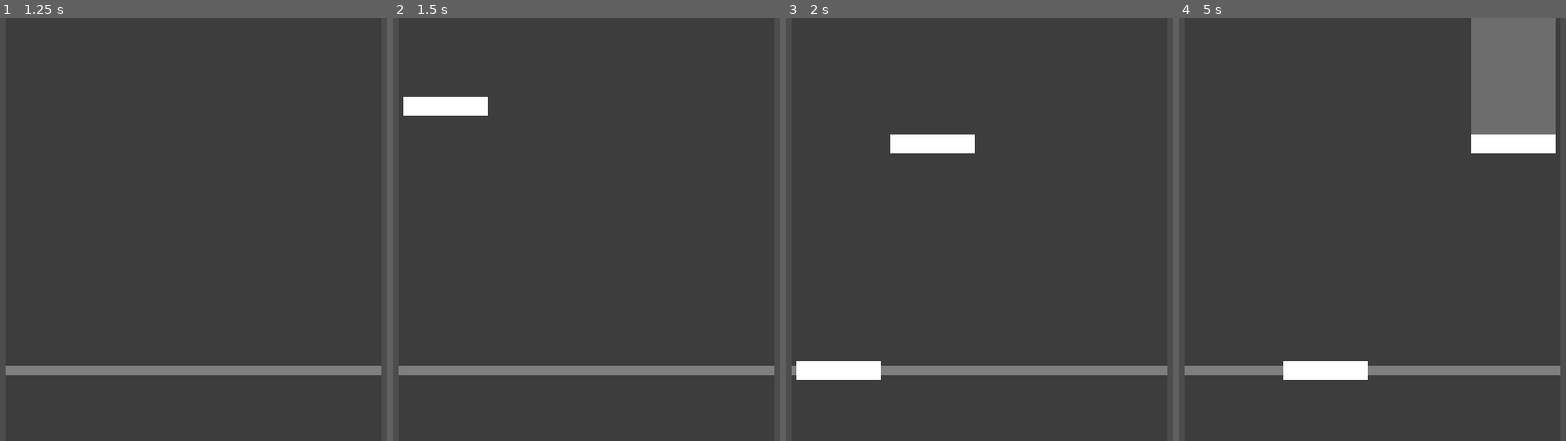
Above: before the commit, frames 1-4 (left to right).
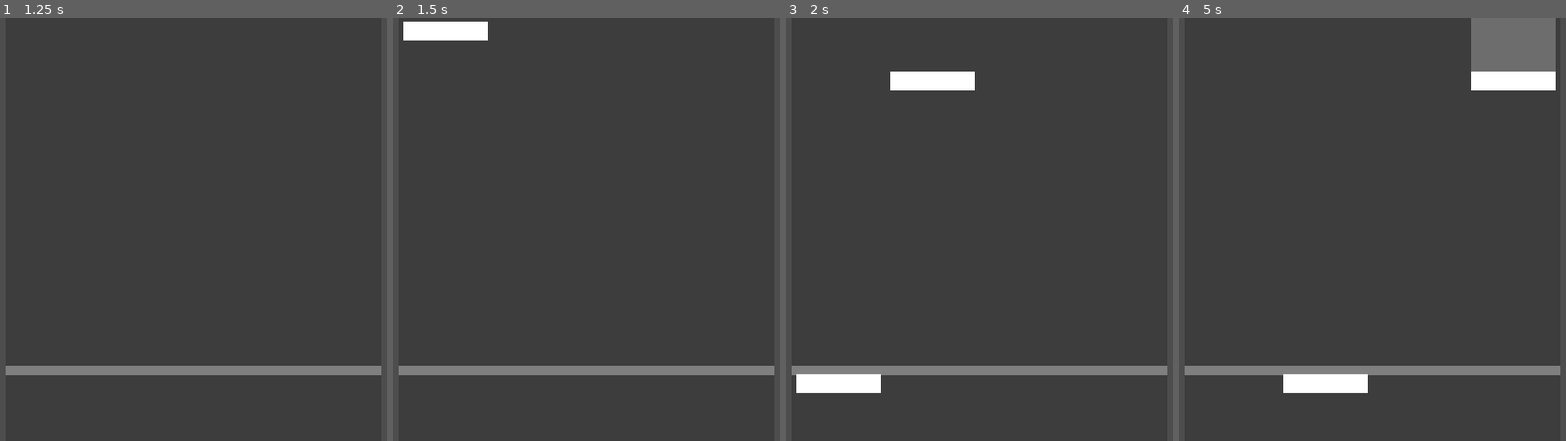
Above: after the commit, the same moments.

Repository: TurbogamesDev/covalence
Game: Godot game, scene res://Assets/Scenes/main.tscn
Same seed, same stepped clock (60 frames per second), same inputs: the game is played once before the commit and once after it.
Inputs:
- Up to frame 1 (1.25 s): tap Enter at 0.5 s
- Up to frame 2 (1.5 s): tap Space at 1.25 s
- Up to frame 3 (2 s): no input
- Up to frame 4 (5 s): no input

Frame 1 is identical in both runs. In frame 2, 1.9% of the frame differs, in the area x 2-25%, y 0-24%; in frame 3, 3.3%; in frame 4, 5.6%, in the area x 26-98%, y 12-89%.

Commit message:
Print nearest note and offset on key press, and making game react to key presses

Diff:
--- a/Assets/Scripts/chart_time_synchroniser.gd
+++ b/Assets/Scripts/chart_time_synchroniser.gd
@@ -1,6 +1,17 @@
 extends Node
 
-var current_time: float = -2.0
+var chart_start_time: float = 0.0
 
-func _process(delta) -> void:
-    current_time += delta
+const CHART_TIME_OFFSET: float = -2.0
+
+# func _process(delta) -> void:
+#     current_time += delta
+
+func _ready() -> void:
+    chart_start_time = Time.get_ticks_usec() / 1_000_000.0
+
+func get_rhythm_time_from_precise_time(precise_time: float) -> float:
+    return (precise_time - chart_start_time + CHART_TIME_OFFSET)
+
+func current_rhythm_time() -> float:
+    return ((Time.get_ticks_usec() / 1_000_000.0) - chart_start_time) + CHART_TIME_OFFSET
--- a/Assets/Scripts/hold_note.gd
+++ b/Assets/Scripts/hold_note.gd
@@ -21,4 +21,4 @@
     self.tail_polygon_2d.polygon = new_polygon
 
 # func _process(_delta: float) -> void:
-#     change_tail_length(ChartTimeSynchroniser.current_time * 100)
+#     change_tail_length(ChartTimeSynchroniser.current_rhythm_time() * 100)
--- /dev/null
+++ b/Assets/Scripts/input_handler.gd
@@ -0,0 +1,17 @@
+extends Node
+
+signal lane_pressed(lane_id: int, precise_time: float)
+signal lane_released(lane_id: int, precise_time: float)
+
+func _ready() -> void:
+    Input.use_accumulated_input = false
+
+func _input(event):
+    var precise_time = Time.get_ticks_usec() / 1_000_000.0
+
+    for lane_id in range(4):
+        if event.is_action_pressed("lane_%d_keybind" % lane_id):
+            lane_pressed.emit(lane_id, precise_time)
+
+        elif event.is_action_released("lane_%d_keybind" % lane_id):
+            lane_released.emit(lane_id, precise_time)
--- a/Assets/Scripts/lane.gd
+++ b/Assets/Scripts/lane.gd
@@ -13,14 +13,16 @@
 var current_note_datas: Array[NoteData] = []
 
 const END_PIXEL_OFFSET = 240.0
-const PIXELS_PER_SECOND = 900.0
+const PIXELS_PER_SECOND = 1200.0
 
 const BUFFER_BEFORE_DELETION_SECONDS = 0 # 0.140
+
+const VISUAL_OFFSET = -0.018
 
 # var current_time_seconds: float = 0
 
 static func new_position_offset_for_note(target_time_seconds: float):
-	return -(PIXELS_PER_SECOND * (target_time_seconds - ChartTimeSynchroniser.current_time))
+	return -(PIXELS_PER_SECOND * (target_time_seconds + VISUAL_OFFSET - ChartTimeSynchroniser.current_rhythm_time()))
 
 func spawn_note(note_data: NoteData):
 	var note: Note = NOTE_TYPE_TO_RESOURCE[note_data.note_type].instantiate()
@@ -45,19 +47,27 @@
 func handle_hold_note_update(hold_note_data: NoteData):
 	var hold_note_instance = hold_note_data.note_instance
 
-	if hold_note_data.start_time > ChartTimeSynchroniser.current_time:
+	if hold_note_data.start_time > ChartTimeSynchroniser.current_rhythm_time():
 		hold_note_instance.position.y = END_PIXEL_OFFSET + new_position_offset_for_note(hold_note_data.start_time)
 
 		return
 
 	if not hold_note_instance.held_down:
-		self.hit_effect_polygon_2d.activate_hit_effect()
+		# self.hit_effect_polygon_2d.activate_hit_effect()
 
 		hold_note_instance.held_down = true
 
-	hold_note_instance.change_tail_length(PIXELS_PER_SECOND * (hold_note_data.end_time - ChartTimeSynchroniser.current_time))
+	hold_note_instance.change_tail_length(PIXELS_PER_SECOND * (hold_note_data.end_time - ChartTimeSynchroniser.current_rhythm_time()))
 
 	hold_note_instance.position.y = END_PIXEL_OFFSET
+
+func handle_note_hit(note_data: NoteData):
+	# if note_data.instant:
+	# 	self.hit_effect_polygon_2d.activate_hit_effect()
+
+	# self.hit_effect_polygon_2d.deactivate_hit_effect()
+
+	note_data.note_instance.queue_free()
 
 func _process(_delta: float) -> void:
 	for note_data: NoteData in current_note_datas:
@@ -69,10 +79,4 @@
 		elif note_data.note_type == Enums.NOTE_TYPE.HOLD_NOTE:
 			handle_hold_note_update(note_data)
 
-		if (note_data.end_time + BUFFER_BEFORE_DELETION_SECONDS) < ChartTimeSynchroniser.current_time:
-			if note_data.instant:
-				self.hit_effect_polygon_2d.activate_hit_effect()
-
-			self.hit_effect_polygon_2d.deactivate_hit_effect()
-
-			note_data.note_instance.queue_free()
+		# if (note_data.end_time + BUFFER_BEFORE_DELETION_SECONDS) < ChartTimeSynchroniser.current_rhythm_time():
--- a/Assets/Scripts/lane_handler.gd
+++ b/Assets/Scripts/lane_handler.gd
@@ -11,55 +11,16 @@
 
 var previous_current_time = 0.0
 
-func spawn_note_in_lane(lane_id: int, note_data: NoteData) -> void:
-	var lane: Lane = lanes[lane_id]
 
-	lane.spawn_note(note_data)
+
+var total_offset: float = 0.0
+var no_of_offsets: float = 0.0
 
 func _ready() -> void:
-	current_parsed_chart = ParsedChart.init_from_file("res://Assets/Charts/test_chart_2.json")
+	InputHandler.lane_pressed.connect(_on_lane_pressed)
+	InputHandler.lane_released.connect(_on_lane_released)
 
-	for lane: Lane in lanes:
-		var notes_in_lane = current_parsed_chart.get_notes_for_lane_in_timeframe(lane.lane_id, 0.0, NOTE_SPAWN_BUFFER)
-
-		for note_data: NoteData in notes_in_lane:
-			spawn_note_in_lane(lane.lane_id, note_data)
-
-	# print(parsed_chart.chart_data)
-
-	# spawn_note_in_lane(0, 1.00)
-	# spawn_note_in_lane(1, 1.25)
-	# spawn_note_in_lane(2, 1.50)
-	# spawn_note_in_lane(3, 1.75)
-
-	# spawn_note_in_lane(0, 2.00)
-	# spawn_note_in_lane(1, 2.25)
-	# spawn_note_in_lane(2, 2.50)
-	# spawn_note_in_lane(3, 2.75)
-
-	# spawn_note_in_lane(0, 3.00)
-	# spawn_note_in_lane(1, 3.25)
-	# spawn_note_in_lane(2, 3.50)
-	# spawn_note_in_lane(3, 3.75)
-
-	# spawn_note_in_lane(0, 4.00)
-	# spawn_note_in_lane(1, 4.25)
-	# spawn_note_in_lane(2, 4.50)
-	# spawn_note_in_lane(3, 4.75)
-
-	# spawn_note_in_lane(0, 5.00)
-	# spawn_note_in_lane(1, 5.25)
-	# spawn_note_in_lane(2, 5.50)
-	# spawn_note_in_lane(3, 5.75)
-
-
-
-
-	# spawn_note(1.0 + 0.25*lane_id)
-	# spawn_note(2.0 + 0.25*lane_id)
-	# spawn_note(3.0 + 0.25*lane_id)
-	# spawn_note(4.0 + 0.25*lane_id)
-	# spawn_note(5.0 + 0.25*lane_id)
+	initialise_chart()
 
 func _process(_delta: float) -> void:
 	if not current_parsed_chart:
@@ -69,10 +30,66 @@
 		var notes_in_lane_during_change_in_current_time = current_parsed_chart.get_notes_for_lane_in_timeframe(
 			lane.lane_id,
 			previous_current_time + NOTE_SPAWN_BUFFER,
-			ChartTimeSynchroniser.current_time + NOTE_SPAWN_BUFFER
+			ChartTimeSynchroniser.current_rhythm_time() + NOTE_SPAWN_BUFFER
 		)
 
 		for note_data: NoteData in notes_in_lane_during_change_in_current_time:
 			spawn_note_in_lane(lane.lane_id, note_data)
 
-	previous_current_time = ChartTimeSynchroniser.current_time
+	previous_current_time = ChartTimeSynchroniser.current_rhythm_time()
+
+func _exit_tree() -> void:
+	if InputHandler.lane_pressed.is_connected(_on_lane_pressed):
+		InputHandler.lane_pressed.disconnect(_on_lane_pressed)
+
+	if InputHandler.lane_released.is_connected(_on_lane_released):
+		InputHandler.lane_released.disconnect(_on_lane_released)
+
+
+func _on_lane_pressed(lane_id: int, precise_time: float):
+	print("lane %d pressed at %f seconds!" % [lane_id, ChartTimeSynchroniser.get_rhythm_time_from_precise_time(precise_time)])
+
+	var nearby_note_datas: Array[NoteData] = current_parsed_chart.get_notes_for_lane_in_timeframe(
+		lane_id,
+		ChartTimeSynchroniser.get_rhythm_time_from_precise_time(precise_time) - 0.140,
+		ChartTimeSynchroniser.get_rhythm_time_from_precise_time(precise_time) + 0.140
+	)
+
+	if len(nearby_note_datas) > 0:
+		# print("nearest note was at %f seconds, and the offset was %f seconds." % [nearby_note_datas[0].start_time, ChartTimeSynchroniser.get_rhythm_time_from_precise_time(precise_time) - nearby_note_datas[0].start_time])
+		print("%f ms" % ((ChartTimeSynchroniser.get_rhythm_time_from_precise_time(precise_time) - nearby_note_datas[0].start_time) * 1_000.0))
+
+		print(nearby_note_datas[0].start_time)
+
+		lanes[lane_id].handle_note_hit(nearby_note_datas[0])
+
+		total_offset += (ChartTimeSynchroniser.get_rhythm_time_from_precise_time(precise_time) - nearby_note_datas[0].start_time) * 1_000.0
+		no_of_offsets += 1
+
+	else:
+		print("no note was nearby")
+
+		print(total_offset / no_of_offsets)
+
+	lanes[lane_id].hit_effect_polygon_2d.activate_hit_effect()
+
+
+func _on_lane_released(lane_id: int, precise_time: float):
+	lanes[lane_id].hit_effect_polygon_2d.deactivate_hit_effect()
+
+	# print("lane %d released at %f seconds!" % [lane_id, ChartTimeSynchroniser.current_rhythm_time()])
+
+
+func initialise_chart():
+	current_parsed_chart = ParsedChart.init_from_file("res://Assets/Charts/test_chart_2.json")
+
+	for lane: Lane in lanes:
+		var notes_in_lane = current_parsed_chart.get_notes_for_lane_in_timeframe(lane.lane_id, 0.0, NOTE_SPAWN_BUFFER)
+
+		for note_data: NoteData in notes_in_lane:
+			spawn_note_in_lane(lane.lane_id, note_data)
+
+func spawn_note_in_lane(lane_id: int, note_data: NoteData) -> void:
+	var lane: Lane = lanes[lane_id]
+
+	lane.spawn_note(note_data)
--- a/Assets/Scripts/lane_hit_effect.gd
+++ b/Assets/Scripts/lane_hit_effect.gd
@@ -1,7 +1,7 @@
 extends Polygon2D
 class_name LaneHitEffect
 
-const TIME_BEFORE_HIT_EFFECT_FADES = 0.2
+const TIME_BEFORE_HIT_EFFECT_FADES = 0.1
 
 const HIT_EFFECT_ACTIVE_ALPHA = 0.1
 const HIT_EFFECT_NOT_ACTIVE_ALPHA = 0
--- a/project.godot
+++ b/project.godot
@@ -18,30 +18,32 @@
 [autoload]
 
 ChartTimeSynchroniser="*uid://bkw16hqlrpp57"
+InputHandler="*uid://s0tkbm1jjjja"
 
 [display]
 
 window/size/viewport_width=1280
 window/size/viewport_height=720
+window/vsync/vsync_mode=3
 
 [input]
 
-Lane_0_Keybind={
+lane_0_keybind={
 "deadzone": 0.2,
 "events": [Object(InputEventKey,"resource_local_to_scene":false,"resource_name":"","device":-1,"window_id":0,"alt_press …(192 unchanged characters)…
 ]
 }
-Lane_1_Keybind={
+lane_1_keybind={
 "deadzone": 0.2,
 "events": [Object(InputEventKey,"resource_local_to_scene":false,"resource_name":"","device":-1,"window_id":0,"alt_press …(192 unchanged characters)…
 ]
 }
-Lane_2_Keybind={
+lane_2_keybind={
 "deadzone": 0.2,
 "events": [Object(InputEventKey,"resource_local_to_scene":false,"resource_name":"","device":-1,"window_id":0,"alt_press …(192 unchanged characters)…
 ]
 }
-Lane_3_Physical={
+lane_3_keybind={
 "deadzone": 0.2,
 "events": [Object(InputEventKey,"resource_local_to_scene":false,"resource_name":"","device":-1,"window_id":0,"alt_press …(192 unchanged characters)…
 ]
Not shown, added: Assets/Scripts/input_handler.gd.uid
